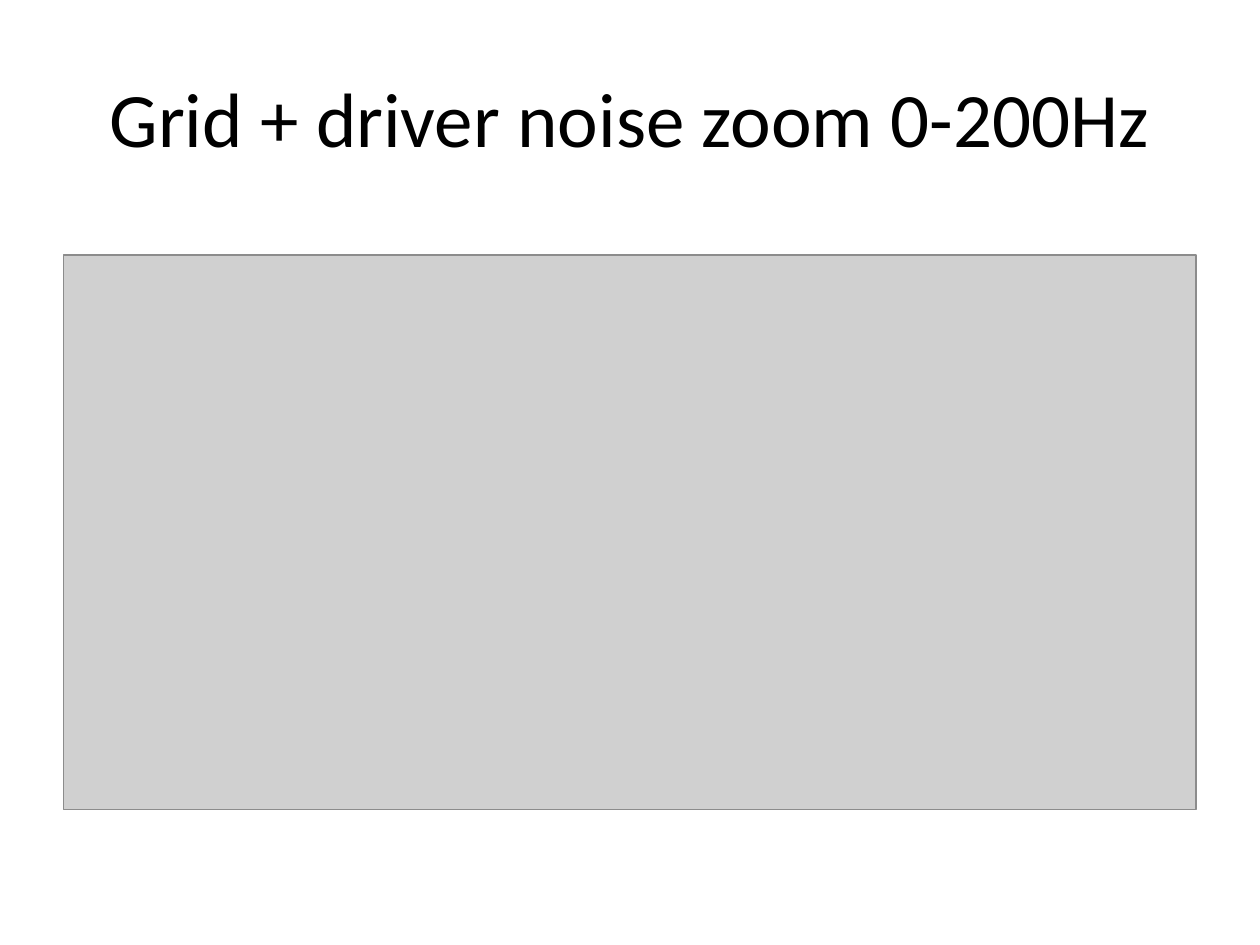
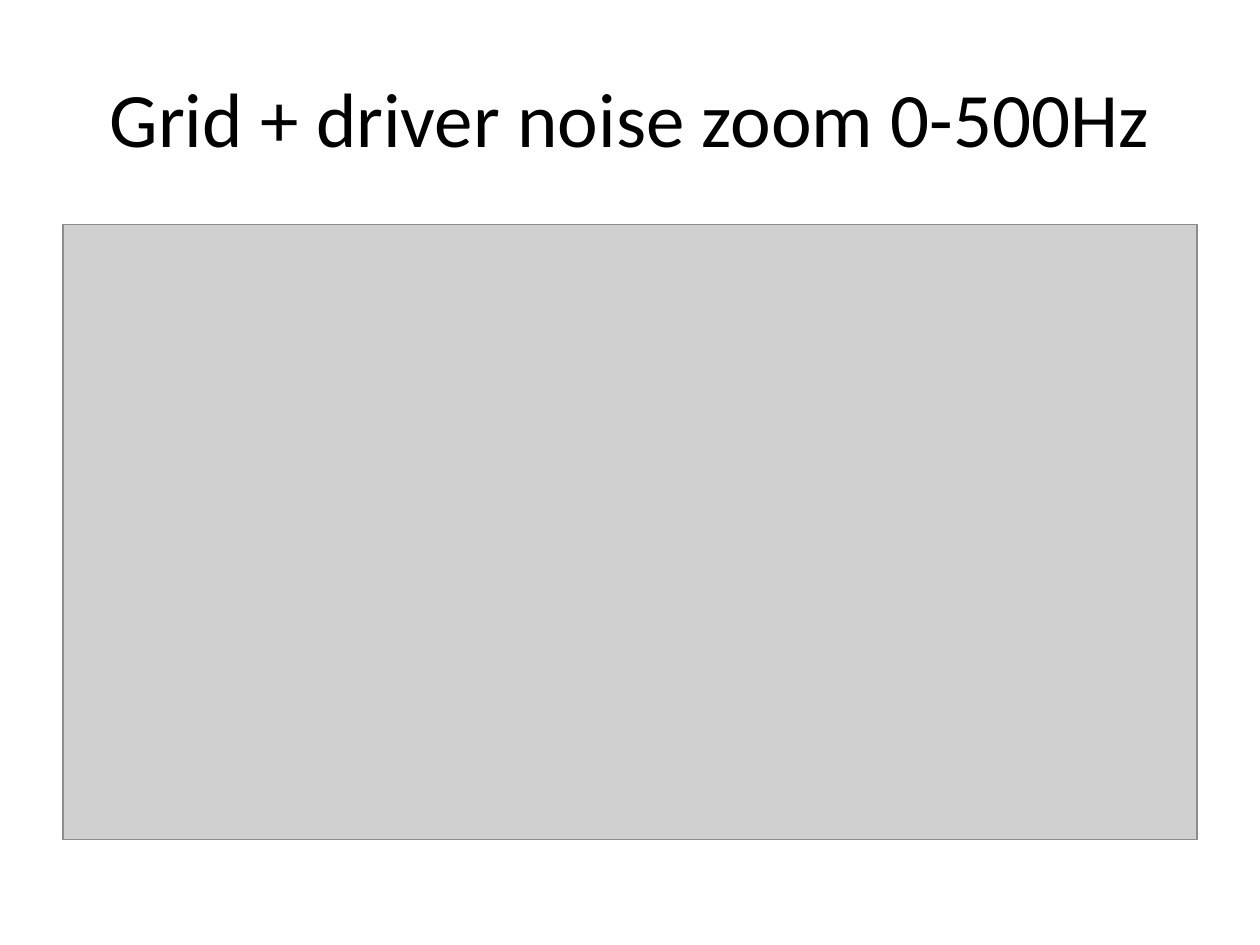
Before and after one commit to SerhatOzkucuk/PhD-Works, a slide deck: slide 6 of Parameter Estimation Works/SerhatServoAutoTune_RuzgemSetup/MATLAB_Disturbance_analysis_RuzgemData/FFT analysis - outcomes.pptx. Drawn at 1260x945 pixels with LibreOffice and Linux fonts; fonts in the diff are those of the drawing; grey boxes stand for pictures. Boxes give left, top, right and bottom in pixels: in the first picture for what was removed or moved away, otherwise in the second. Text is boxed around its words. In the diff, an @@ line names an element or a change of style, - is before the commit and + after.

```diff
--- a/Parameter Estimation Works/SerhatServoAutoTune_RuzgemSetup/MATLAB_Disturbance_analysis_RuzgemData/FFT analysis - outcomes.pptx
+++ b/Parameter Estimation Works/SerhatServoAutoTune_RuzgemSetup/MATLAB_Disturbance_analysis_RuzgemData/FFT analysis - outcomes.pptx
@@ title at (110, 93, 1149, 148): text changed @@
-Grid + driver noise zoom 0-200Hz
+Grid + driver noise zoom 0-500Hz
@@ picture: place and size @@
-picture at (64, 255, 1197, 809)
+picture at (63, 224, 1197, 839)
```
Also in this commit, not shown: 3 other slides changed, 11 slides added, 3 slides removed, 2 other files.
